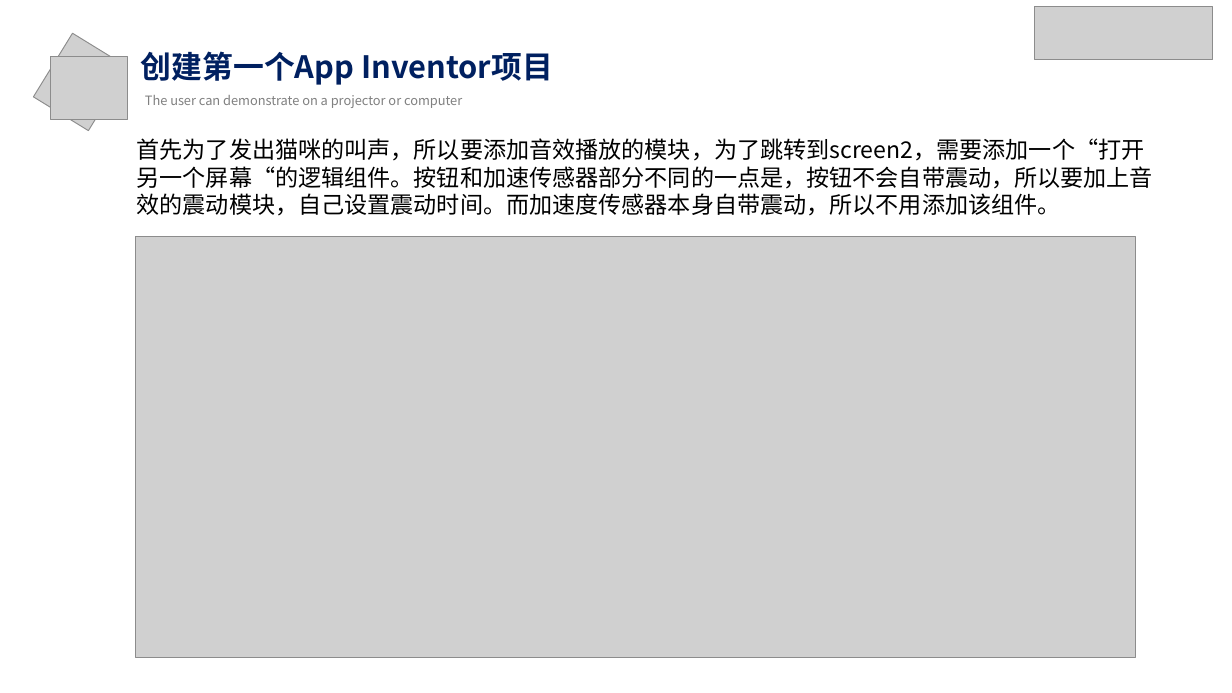
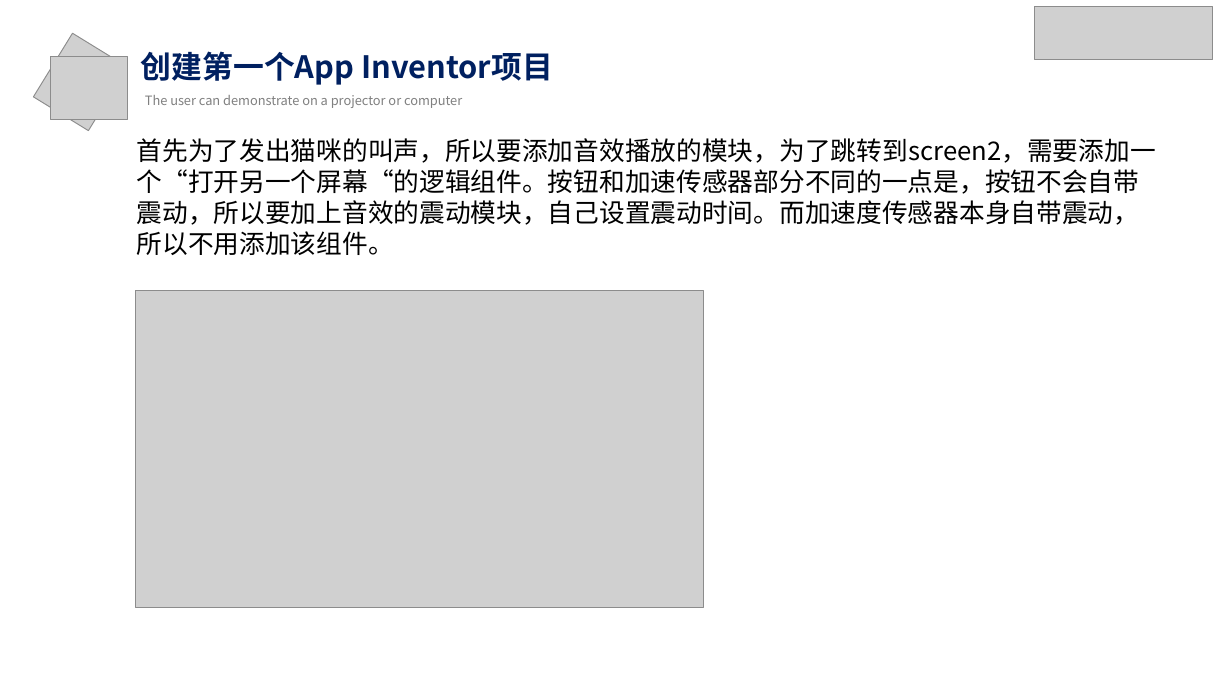
Before and after one commit to appInventorPro/pro, a slide deck: slide 9 of ppt/案例一.2.pptx. Drawn at 1232x693 pixels with LibreOffice and Linux fonts; fonts in the diff are those of the drawing; grey boxes stand for pictures. Boxes give left, top, right and bottom in pixels: in the first picture for what was removed or moved away, otherwise in the second. Text is boxed around its words. In the diff, an @@ line names an element or a change of style, - is before the commit and + after.

```diff
--- a/ppt/案例一.2.pptx
+++ b/ppt/案例一.2.pptx
@@ text "首先为了发出猫咪的叫声，所以要添加音效播放的模块，为了跳转到screen2，需要添加一个“打开另一个屏幕“的逻辑组件。按 ..." at (x1=137, y1=138, x2=1156, y2=255): size 18 to 20 pt @@
@@ picture removed at (x1=136, y1=237, x2=1136, y2=657) @@
@@ picture added at (x1=136, y1=290, x2=703, y2=608) @@
```
Also in this commit, not shown: 8 other slides changed, 5 other files.
